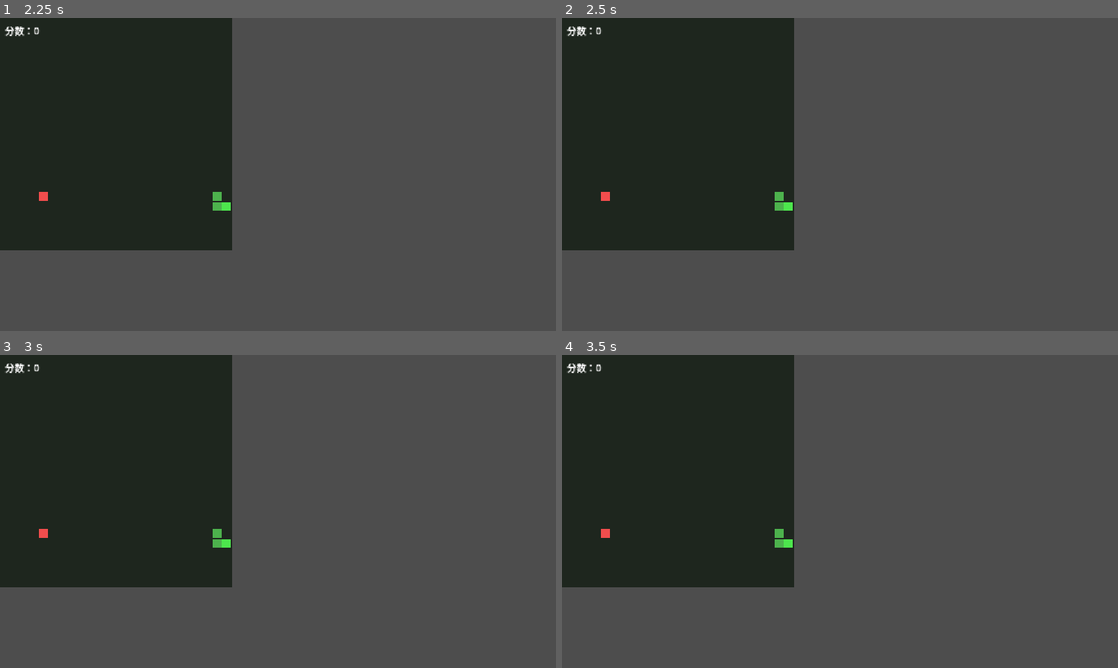
Above: before the commit, frames 1-4 (two rows, left to right).
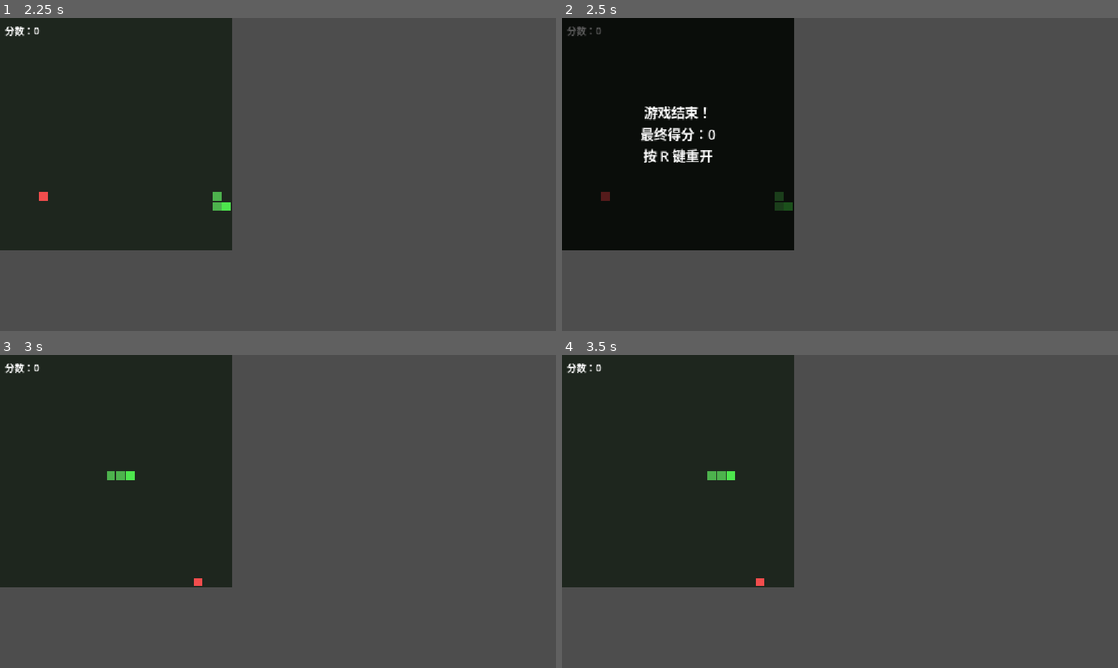
Above: after the commit, the same moments.

Repository: txwjgwl2/GodotSnake
Game: Godot game, scene res://主场景.tscn
The game is run twice, just before and just after one commit, with the same random seed, the same clock (stepped at 60 frames per second) and the same inputs.
Inputs:
- Up to frame 1 (2.25 s): tap Enter at 0.5 s; hold D 0.53-1.28 s; tap R at 0.6, 1.35, 2.1 s; hold S 1.28-2.03 s; hold D from 2.03 s (still down)
- Up to frame 2 (2.5 s): keep holding D
- Up to frame 3 (3 s): tap Space at 2.75 s; release D at 2.78 s; hold W from 2.78 s (still down); tap R at 2.85 s
- Up to frame 4 (3.5 s): keep holding W

Frame 1 is identical in both runs. In frame 2, 31% of the frame differs, in the area x 0-42%, y 0-75%; in frame 3, 0.4%; in frame 4, 0.4%.
Error before the commit: Invalid access to property or key '吃到食物' on a base object of type 'null instance'. (res://主控制器.gd:22)

Commit message:
修复节点唯一性

Diff:
--- a/主场景.tscn
+++ b/主场景.tscn
@@ -1,30 +1,32 @@
 [gd_scene format=3 uid="uid://0gp8qsxomeef"]
 
-[ext_resource type="Script" path="res://主控制器.gd" id="1_main"]
-[ext_resource type="Script" path="res://蛇控制器.gd" id="2_snake"]
+[ext_resource type="Script" uid="uid://cxukam0314ohu" path="res://主控制器.gd" id="1_main"]
+[ext_resource type="Script" uid="uid://qsy8hjv03nm2" path="res://蛇控制器.gd" id="2_snake"]
 
-[node name="Main" type="Node2D"]
+[node name="Main" type="Node2D" unique_id=1901885673]
 script = ExtResource("1_main")
 
-[node name="棋盘背景" type="ColorRect" parent="."]
+[node name="棋盘背景" type="ColorRect" parent="." unique_id=1680189266]
 offset_right = 480.0
 offset_bottom = 480.0
 color = Color(0.12, 0.15, 0.12, 1)
 
-[node name="蛇节点" type="Node2D" parent="." unique_name_in_owner=true]
+[node name="蛇节点" type="Node2D" parent="." unique_id=983726765]
+unique_name_in_owner = true
 script = ExtResource("2_snake")
 
-[node name="食物节点" type="ColorRect" parent="蛇节点" unique_name_in_owner=true]
-size = Vector2(18, 18)
+[node name="食物节点" type="ColorRect" parent="蛇节点" unique_id=1588866700]
+offset_right = 18.0
+offset_bottom = 18.0
 color = Color(0.95, 0.3, 0.3, 1)
 
-[node name="移动计时器" type="Timer" parent="蛇节点" unique_name_in_owner=true]
+[node name="移动计时器" type="Timer" parent="蛇节点" unique_id=1456472123]
 wait_time = 0.12
-autostart = false
 
-[node name="UI" type="CanvasLayer" parent="."]
+[node name="UI" type="CanvasLayer" parent="." unique_id=1981324839]
 
-[node name="分数标签" type="Label" parent="UI" unique_name_in_owner=true]
+[node name="分数标签" type="Label" parent="UI" unique_id=1890008310]
+unique_name_in_owner = true
 offset_left = 10.0
 offset_top = 10.0
 offset_right = 200.0
@@ -32,13 +34,16 @@
 theme_override_font_sizes/font_size = 20
 text = "分数：0"
 
-[node name="游戏结束面板" type="ColorRect" parent="UI" unique_name_in_owner=true]
+[node name="游戏结束面板" type="ColorRect" parent="UI" unique_id=5012300]
+unique_name_in_owner = true
 visible = false
 offset_right = 480.0
 offset_bottom = 480.0
 color = Color(0, 0, 0, 0.65)
 
-[node name="游戏结束标签" type="Label" parent="UI/游戏结束面板" unique_name_in_owner=true]
+[node name="游戏结束标签" type="Label" parent="UI/游戏结束面板" unique_id=1614429427]
+unique_name_in_owner = true
+layout_mode = 0
 offset_right = 480.0
 offset_bottom = 480.0
 theme_override_font_sizes/font_size = 28
